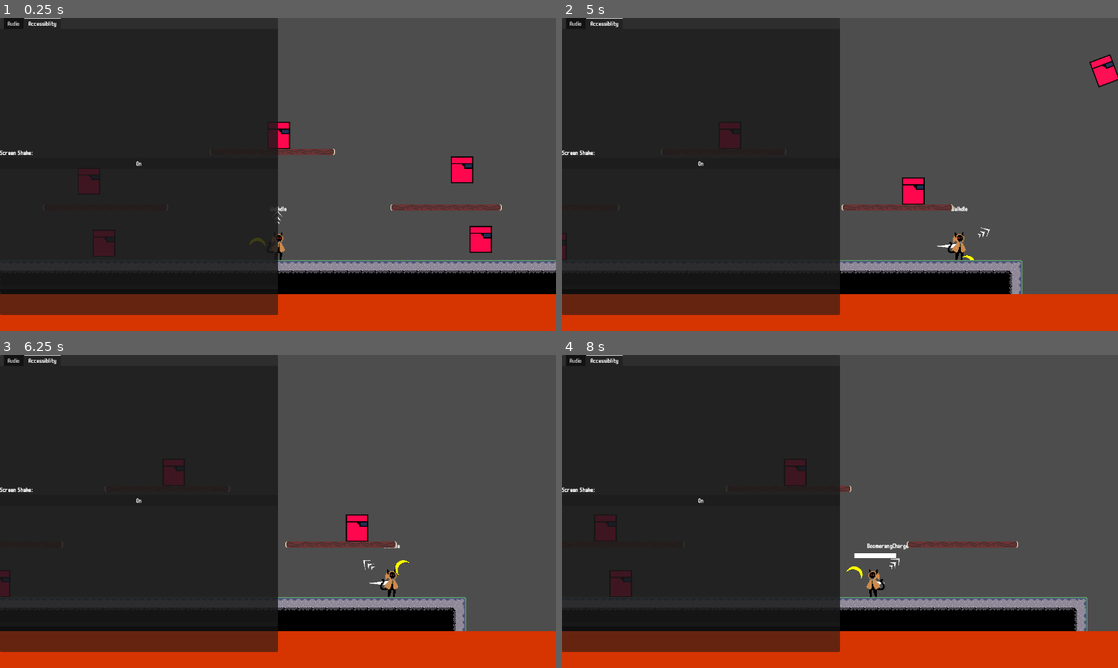
Above: before the commit, frames 1-4 (two rows, left to right).
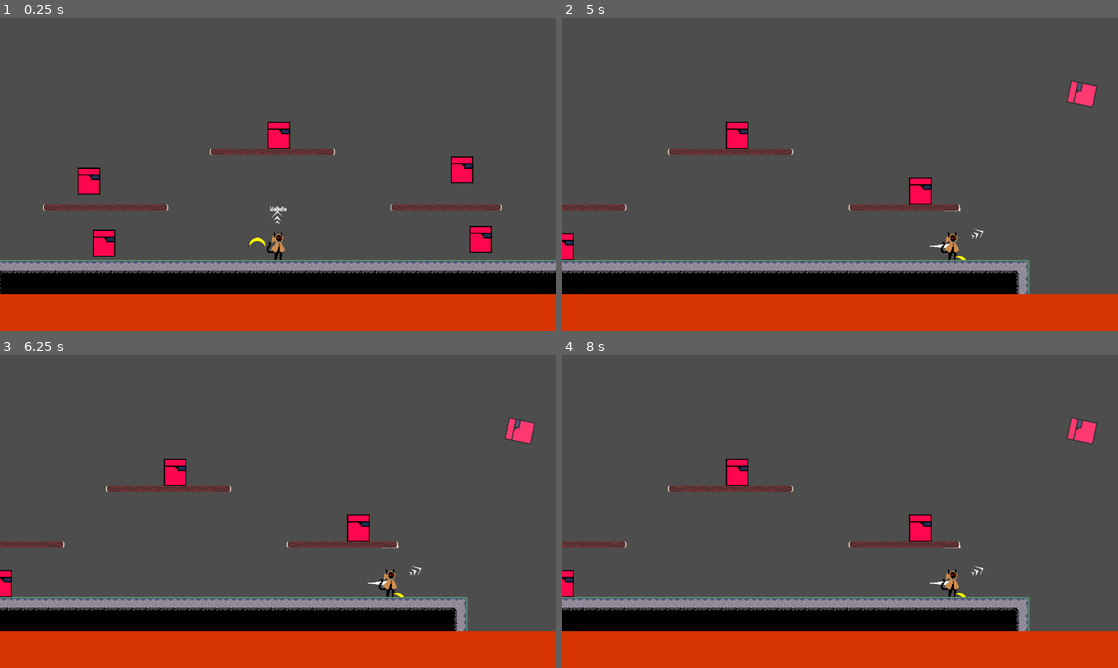
Above: after the commit, the same moments.

Repository: DinoStarBros/TimeTravelBananaJameGam
Game: Godot game, scene res://Screens/Arena/arena.tscn
Two runs of this game, one before a commit and one after it. Both use one fixed random seed, a clock stepped at 60 frames per second and the inputs below. The engine's default icon, where the game draws it, is replaced by a stand-in: a white triangle on a blue panel in a dark square.
Inputs (mouse positions are in pixels of both pictures, inside the frame that each line leads up to):
- Up to frame 1 (0.25 s): no input
- Up to frame 2 (5 s): move the mouse to (962, 158) at 0.52 s; hold D (right) 0.53-2.03 s; tap Shift (dash) at 0.6, 3.6 s; tap Space (jump) at 0.77, 1.52, 3.77, 4.52 s; move the mouse to (728, 190) at 1.27 s; click (728, 190) at 1.35 s; move the mouse to (895, 105) at 2.02 s; hold A (left) 2.03-2.75 s; hold Right mouse button (right_click) 2.03-2.75 s; click (701, 161) at 2.75 s, where only the run before the commit has a clickable "On"; move the mouse to (812, 237) at 3.52 s; hold D (right) from 3.53 s (still down); tap Enter at 4.25 s; move the mouse to (1006, 221) at 4.27 s; click (1006, 221) at 4.35 s; tap Escape (esc) at 4.9 s
- Up to frame 3 (6.25 s): move the mouse to (111, 464) at 5.02 s; release D (right) at 5.03 s; hold A (left) 5.03-5.78 s; right-click (111, 464) at 5.1 s; tap Space (jump) at 5.27 s; move the mouse to (305, 511) at 5.77 s; hold D (right) from 5.78 s (still down); tap Shift (dash) at 5.85 s
- Up to frame 4 (8 s): move the mouse to (756, 433) at 6.52 s; release D (right) at 6.53 s; hold A (left) from 6.53 s (still down); click (756, 433) at 6.6 s; tap Space (jump) at 6.77, 7.52 s; move the mouse to (962, 495) at 7.27 s; hold Right mouse button (right_click) from 7.28 s (still down)

The runs differ from the first frame. In frame 1, 44% of the frame differs, in the area x 0-50%, y 0-95%; in frame 2, 46%; in frame 3, 45%; in frame 4, 47%, in the area x 0-97%, y 0-95%.

Commit message:
settings menu fuckkkckckck

Diff:
--- a/Entities/Player/PlayerStates/dead.gd
+++ b/Entities/Player/PlayerStates/dead.gd
@@ -1,6 +1,7 @@
 extends State
 
 func enter() -> void:
+	Global.current_game_state = Global.game_states.DEAD
 	get_tree().paused = true
 	%hurt.play()
 	%hurt2.play(1.9)
--- a/Entities/Player/pause.gd
+++ b/Entities/Player/pause.gd
@@ -1 +1,41 @@
 extends CanvasLayer
+class_name PauseUI
+
+@onready var settings_menu: Settings = %settingsMenu
+
+var sure_quit : bool = false
+
+func _ready() -> void:
+	%resume.pressed.connect(on_resume)
+	%quit.pressed.connect(func():%sure.visible=!%sure.visible)
+	%sure.pressed.connect(func():
+		SceneManager.change_scene("res://Screens/TitleScreen/title_screen.tscn")
+		settings_menu._save()
+		)
+
+func _input(event: InputEvent) -> void:
+	if (Input.is_action_just_pressed("esc") and
+		Global.current_game_state == Global.game_states.COMBAT
+		):
+			pause_or_resume()
+
+	if Global.current_game_state != Global.game_states.COMBAT:
+		settings_menu.hide()
+
+func pause_or_resume() -> void:
+	get_tree().paused = not get_tree().paused
+	if get_tree().paused:
+		# Pause
+		settings_menu.on_pause()
+		%sure.hide()
+	else:
+		# Resume
+		settings_menu.on_resume()
+
+func _process(delta: float) -> void:
+	visible = get_tree().paused
+
+func on_resume() -> void:
+	get_tree().paused = false
+	%settingsMenu._save()
+	%sure.hide()
--- a/Entities/Player/player.gd
+++ b/Entities/Player/player.gd
@@ -42,6 +42,7 @@
 
 func _ready() -> void:
 	Global.player = self
+	Global.current_game_state = Global.game_states.COMBAT
 
 func _physics_process(delta: float) -> void:
 	if not is_on_floor():
--- a/Entities/Player/player.tscn
+++ b/Entities/Player/player.tscn
@@ -537,6 +537,42 @@
 script = ExtResource("26_og23y")
 
 [node name="settingsMenu" parent="Pause" unique_id=68845947 instance=ExtResource("34_l3oqu")]
+unique_name_in_owner = true
+visible = false
+anchors_preset = 8
+anchor_left = 0.5
+anchor_top = 0.5
+anchor_right = 0.5
+anchor_bottom = 0.5
+offset_left = -298.0
+offset_top = -347.0
+offset_right = -298.0
+offset_bottom = -347.0
+
+[node name="buttons" type="HBoxContainer" parent="Pause/settingsMenu" unique_id=238196752]
+layout_mode = 0
+offset_left = 11.0
+offset_top = 628.0
+offset_right = 117.0
+offset_bottom = 677.0
+
+[node name="resume" type="Button" parent="Pause/settingsMenu/buttons" unique_id=93694135]
+unique_name_in_owner = true
+layout_mode = 2
+theme_override_font_sizes/font_size = 40
+text = "Resume"
+
+[node name="quit" type="Button" parent="Pause/settingsMenu/buttons" unique_id=1769133055]
+unique_name_in_owner = true
+layout_mode = 2
+theme_override_font_sizes/font_size = 40
+text = "Quit"
+
+[node name="sure" type="Button" parent="Pause/settingsMenu/buttons" unique_id=1385522865]
+unique_name_in_owner = true
+layout_mode = 2
+theme_override_font_sizes/font_size = 40
+text = "Sure"
 
 [node name="arrow" type="Sprite2D" parent="." unique_id=740876187]
 unique_name_in_owner = true
--- a/Globals/Global.gd
+++ b/Globals/Global.gd
@@ -1,7 +1,35 @@
 extends Node
+
+enum game_states {
+	TITLE, COMBAT, DEAD
+}
 
 var camera : Camera
 var player : Player
 var arena : Arena
+var current_game_state : game_states
 
 const FALL_SPD_LIMIT : float = 2000
+
+func _volume_handle() -> void:
+	AudioServer.set_bus_volume_db(
+		0,
+		linear_to_db(SaveLoad.settings.master_volume)
+	)
+	AudioServer.set_bus_volume_db(
+		1,
+		linear_to_db(SaveLoad.settings.music_volume)
+	)
+	AudioServer.set_bus_volume_db(
+		2,
+		linear_to_db(SaveLoad.settings.sfx_volume)
+	)
+
+func _init() -> void:
+	process_mode = Node.PROCESS_MODE_ALWAYS
+
+func _ready() -> void:
+	_volume_handle()
+
+func _process(delta: float) -> void:
+	_volume_handle()
--- a/Globals/References.gd
+++ b/Globals/References.gd
@@ -3,3 +3,5 @@
 const bananarang_scn : PackedScene = preload("res://Projectiles/BananaRang/banana_rang.tscn")
 const hitspark_scn : PackedScene = preload("res://Juices/hitspark/hitspark.tscn")
 const big_cleave_scn : PackedScene = preload("res://Juices/BigCleave/big_cleave.tscn")
+const txt_scn : PackedScene = preload("res://Juices/DmgNum/dmg_num.tscn")
+const click_boom_scn : PackedScene = preload("res://Juices/ClickBoom/click_boom.tscn")
--- /dev/null
+++ b/Juices/ClickBoom/click_boom.gd
@@ -0,0 +1,2 @@
+extends Node2D
+class_name ClickBoom
--- /dev/null
+++ b/Juices/ClickBoom/click_boom.tscn
@@ -0,0 +1,94 @@
+[gd_scene format=3 uid="uid://by7lbwkafeqyo"]
+
+[ext_resource type="Script" uid="uid://dtiq2luyai146" path="res://juices/ClickBoom/click_boom.gd" id="1_b1m18"]
+[ext_resource type="Texture2D" uid="uid://cb00doqsxr2ay" path="res://Art/Stuff2/shockwave-Sheet.png" id="2_063nm"]
+[ext_resource type="Material" uid="uid://bd8rbuci57hje" path="res://juices/ClickBoom/clickboom_particles.tres" id="3_26ote"]
+
+[sub_resource type="Animation" id="Animation_063nm"]
+length = 0.001
+tracks/0/type = "value"
+tracks/0/imported = false
+tracks/0/enabled = true
+tracks/0/path = NodePath("ShockwaveSheet:frame")
+tracks/0/interp = 1
+tracks/0/loop_wrap = true
+tracks/0/keys = {
+"times": PackedFloat32Array(0),
+"transitions": PackedFloat32Array(1),
+"update": 1,
+"values": [1]
+}
+
+[sub_resource type="Animation" id="Animation_26ote"]
+resource_name = "start"
+length = 0.21
+step = 0.025
+tracks/0/type = "value"
+tracks/0/imported = false
+tracks/0/enabled = true
+tracks/0/path = NodePath("ShockwaveSheet:frame")
+tracks/0/interp = 1
+tracks/0/loop_wrap = true
+tracks/0/keys = {
+"times": PackedFloat32Array(0, 0.025, 0.05, 0.075, 0.1, 0.125, 0.15, 0.175, 0.2),
+"transitions": PackedFloat32Array(1, 1, 1, 1, 1, 1, 1, 1, 1),
+"update": 1,
+"values": [0, 1, 2, 3, 4, 5, 6, 7, 8]
+}
+tracks/1/type = "method"
+tracks/1/imported = false
+tracks/1/enabled = true
+tracks/1/path = NodePath(".")
+tracks/1/interp = 1
+tracks/1/loop_wrap = true
+tracks/1/keys = {
+"times": PackedFloat32Array(0.2),
+"transitions": PackedFloat32Array(1),
+"values": [{
+"args": [],
+"method": &"queue_free"
+}]
+}
+tracks/2/type = "value"
+tracks/2/imported = false
+tracks/2/enabled = true
+tracks/2/path = NodePath("ShockwaveSheet/GPUParticles2D:emitting")
+tracks/2/interp = 1
+tracks/2/loop_wrap = true
+tracks/2/keys = {
+"times": PackedFloat32Array(0),
+"transitions": PackedFloat32Array(1),
+"update": 1,
+"values": [true]
+}
+
+[sub_resource type="AnimationLibrary" id="AnimationLibrary_5lsf7"]
+_data = {
+&"RESET": SubResource("Animation_063nm"),
+&"start": SubResource("Animation_26ote")
+}
+
+[node name="ClickBoom" type="Node2D" unique_id=1094543894]
+script = ExtResource("1_b1m18")
+
+[node name="anim" type="AnimationPlayer" parent="." unique_id=905377341]
+libraries/ = SubResource("AnimationLibrary_5lsf7")
+autoplay = &"start"
+speed_scale = 1.2
+
+[node name="ShockwaveSheet" type="Sprite2D" parent="." unique_id=1919639546]
+self_modulate = Color(7.133, 7.133, 7.133, 1)
+z_index = 100
+scale = Vector2(0.8, 0.8)
+texture = ExtResource("2_063nm")
+hframes = 3
+vframes = 3
+frame = 1
+
+[node name="GPUParticles2D" type="GPUParticles2D" parent="ShockwaveSheet" unique_id=1481141999]
+scale = Vector2(1.2499999, 1.2499999)
+emitting = false
+lifetime = 0.5
+one_shot = true
+explosiveness = 1.0
+process_material = ExtResource("3_26ote")
--- /dev/null
+++ b/Juices/ClickBoom/clickboom_particles.tres
@@ -0,0 +1,19 @@
+[gd_resource type="ParticleProcessMaterial" format=3 uid="uid://bd8rbuci57hje"]
+
+[sub_resource type="Curve" id="Curve_tvynm"]
+_data = [Vector2(0, 1), 0.0, 0.0, 0, 0, Vector2(0.9962963, 0), 0.0, 0.0, 0, 0]
+point_count = 2
+
+[sub_resource type="CurveTexture" id="CurveTexture_b2efw"]
+curve = SubResource("Curve_tvynm")
+
+[resource]
+particle_flag_disable_z = true
+spread = 180.0
+initial_velocity_min = 500.0
+initial_velocity_max = 1000.0
+angular_velocity_min = -262.86002
+angular_velocity_max = 251.42998
+gravity = Vector3(0, 98, 0)
+scale_max = 20.0
+scale_curve = SubResource("CurveTexture_b2efw")
--- /dev/null
+++ b/Juices/DmgNum/dmg_num.gd
@@ -0,0 +1,20 @@
+extends Node2D
+class_name DmgNum
+
+@onready var pivot: Node2D = %pivot
+
+var text : String
+var ini_vel : float
+
+func _ready() -> void:
+
+	%DmgText.text = text
+	ini_vel = randf_range(-60,60)
+	pivot.scale *= randf_range(0.8, 1.2)
+	pivot.rotation_degrees = ini_vel * 1.5
+
+func _process(delta : float) -> void:
+	position.x += ini_vel * delta
+	position.y += ini_vel * delta
+
+	pivot.rotation_degrees = lerp(pivot.rotation_degrees, 0.0, 12.0 * delta)
--- /dev/null
+++ b/Juices/DmgNum/dmg_num.tscn
@@ -0,0 +1,106 @@
+[gd_scene format=3 uid="uid://ca2du5mjhvvm6"]
+
+[ext_resource type="Script" uid="uid://eiqqmrfychbo" path="res://Juices/DmgNum/dmg_num.gd" id="1_gmy0d"]
+
+[sub_resource type="Animation" id="Animation_ip5pk"]
+length = 0.001
+tracks/0/type = "value"
+tracks/0/imported = false
+tracks/0/enabled = true
+tracks/0/path = NodePath("pivot:position")
+tracks/0/interp = 1
+tracks/0/loop_wrap = true
+tracks/0/keys = {
+"times": PackedFloat32Array(0),
+"transitions": PackedFloat32Array(1),
+"update": 0,
+"values": [Vector2(0, 0)]
+}
+tracks/1/type = "value"
+tracks/1/imported = false
+tracks/1/enabled = true
+tracks/1/path = NodePath("pivot:visible")
+tracks/1/interp = 1
+tracks/1/loop_wrap = true
+tracks/1/keys = {
+"times": PackedFloat32Array(0),
+"transitions": PackedFloat32Array(1),
+"update": 1,
+"values": [true]
+}
+
+[sub_resource type="Animation" id="Animation_ucv8g"]
+resource_name = "splash"
+tracks/0/type = "method"
+tracks/0/imported = false
+tracks/0/enabled = true
+tracks/0/path = NodePath(".")
+tracks/0/interp = 1
+tracks/0/loop_wrap = true
+tracks/0/keys = {
+"times": PackedFloat32Array(1),
+"transitions": PackedFloat32Array(1),
+"values": [{
+"args": [],
+"method": &"queue_free"
+}]
+}
+tracks/1/type = "value"
+tracks/1/imported = false
+tracks/1/enabled = true
+tracks/1/path = NodePath("pivot:position")
+tracks/1/interp = 1
+tracks/1/loop_wrap = true
+tracks/1/keys = {
+"times": PackedFloat32Array(0, 0.5),
+"transitions": PackedFloat32Array(0.196146, 1),
+"update": 0,
+"values": [Vector2(0, -50), Vector2(0, -100)]
+}
+tracks/2/type = "value"
+tracks/2/imported = false
+tracks/2/enabled = true
+tracks/2/path = NodePath("pivot:visible")
+tracks/2/interp = 1
+tracks/2/loop_wrap = true
+tracks/2/keys = {
+"times": PackedFloat32Array(0, 0.6, 0.7, 0.8, 0.9, 1),
+"transitions": PackedFloat32Array(1, 1, 1, 1, 1, 1),
+"update": 1,
+"values": [true, false, true, false, true, false]
+}
+
+[sub_resource type="AnimationLibrary" id="AnimationLibrary_6g2at"]
+_data = {
+&"RESET": SubResource("Animation_ip5pk"),
+&"splash": SubResource("Animation_ucv8g")
+}
+
+[sub_resource type="LabelSettings" id="LabelSettings_34won"]
+font_size = 70
+outline_size = 15
+outline_color = Color(0, 0, 0, 1)
+
+[node name="DmgNum" type="Node2D" unique_id=238088613]
+z_index = 10
+script = ExtResource("1_gmy0d")
+
+[node name="anim" type="AnimationPlayer" parent="." unique_id=753881491]
+libraries/ = SubResource("AnimationLibrary_6g2at")
+autoplay = &"splash"
+
+[node name="pivot" type="Node2D" parent="." unique_id=1571503915]
+unique_name_in_owner = true
+z_index = 10
+
+[node name="DmgText" type="Label" parent="pivot" unique_id=1205060482]
+unique_name_in_owner = true
+z_index = 10
+offset_left = -25.0
+offset_top = -38.0
+offset_right = 29.0
+offset_bottom = 33.0
+text = "10"
+label_settings = SubResource("LabelSettings_34won")
+horizontal_alignment = 1
+vertical_alignment = 1
--- a/Screens/TitleScreen/title_screen.gd
+++ b/Screens/TitleScreen/title_screen.gd
@@ -4,6 +4,8 @@
 func _ready() -> void:
 	%play.pressed.connect(_play_pressed)
 	%quit.pressed.connect(_quit_pressed)
+	get_tree().paused = false
+	Global.current_game_state = Global.game_states.TITLE
 
 func _play_pressed() -> void:
 	SceneManager.change_scene("res://Screens/Arena/arena.tscn")
--- a/Screens/TitleScreen/title_screen.tscn
+++ b/Screens/TitleScreen/title_screen.tscn
@@ -8,6 +8,7 @@
 outline_color = Color(0, 0, 0, 1)
 
 [node name="TitleScreen" type="Control" unique_id=1965383338]
+process_mode = 3
 layout_mode = 3
 anchors_preset = 15
 anchor_right = 1.0
--- a/SettingsMenu/settings_menu.tscn
+++ b/SettingsMenu/settings_menu.tscn
@@ -3,6 +3,9 @@
 [ext_resource type="Script" uid="uid://bwvd8mbe7g6h8" path="res://SettingsMenu/settings_menu.gd" id="1_pbt7f"]
 [ext_resource type="AudioStream" uid="uid://dp3dtsiol0r0u" path="res://Audio/gunshot.wav" id="2_02yg4"]
 [ext_resource type="AudioStream" uid="uid://dlb0mt6s5iyxk" path="res://Audio/amalgun/beam.wav" id="3_276ht"]
+
+[sub_resource type="LabelSettings" id="LabelSettings_pbt7f"]
+font_size = 40
 
 [node name="settingsMenu" type="Control" unique_id=68845947]
 process_mode = 3
@@ -21,6 +24,7 @@
 
 [node name="Tabs" type="TabContainer" parent="PanelContainer" unique_id=917003247]
 layout_mode = 2
+theme_override_font_sizes/font_size = 40
 current_tab = 1
 
 [node name="Audio" type="VBoxContainer" parent="PanelContainer/Tabs" unique_id=1785194851]
@@ -31,6 +35,7 @@
 [node name="txt" type="Label" parent="PanelContainer/Tabs/Audio" unique_id=282337801]
 layout_mode = 2
 text = "Master"
+label_settings = SubResource("LabelSettings_pbt7f")
 
 [node name="master_volume" type="HSlider" parent="PanelContainer/Tabs/Audio" unique_id=1842057598]
 unique_name_in_owner = true
@@ -42,6 +47,7 @@
 [node name="txt2" type="Label" parent="PanelContainer/Tabs/Audio" unique_id=1703235216]
 layout_mode = 2
 text = "Music"
+label_settings = SubResource("LabelSettings_pbt7f")
 
 [node name="music_volume" type="HSlider" parent="PanelContainer/Tabs/Audio" unique_id=1261757886]
 unique_name_in_owner = true
@@ -53,6 +59,7 @@
 [node name="txt3" type="Label" parent="PanelContainer/Tabs/Audio" unique_id=1046121095]
 layout_mode = 2
 text = "SFX"
+label_settings = SubResource("LabelSettings_pbt7f")
 
 [node name="sfx_volume" type="HSlider" parent="PanelContainer/Tabs/Audio" unique_id=300678899]
 unique_name_in_owner = true
@@ -69,10 +76,12 @@
 [node name="txt4" type="Label" parent="PanelContainer/Tabs/Accessiblity" unique_id=390217675]
 layout_mode = 2
 text = "Screen Shake:"
+label_settings = SubResource("LabelSettings_pbt7f")
 
 [node name="screen_shake" type="Button" parent="PanelContainer/Tabs/Accessiblity" unique_id=1664901648]
 unique_name_in_owner = true
 layout_mode = 2
+theme_override_font_sizes/font_size = 40
 text = "On"
 
 [node name="Panel" type="PanelContainer" parent="." unique_id=620910937]
Not shown, added: Juices/ClickBoom/click_boom.gd.uid
Not shown, added: Juices/DmgNum/dmg_num.gd.uid
